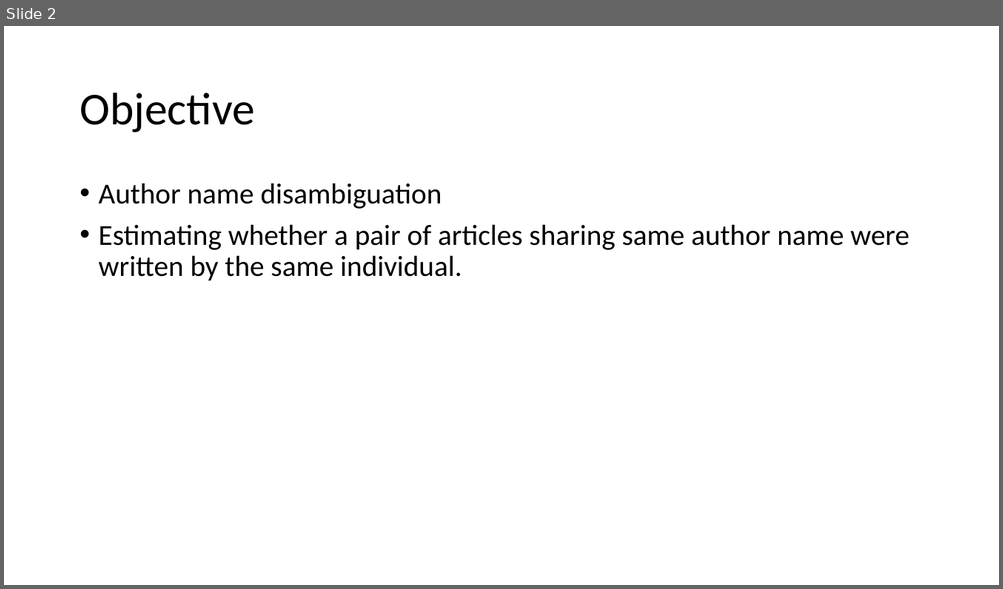
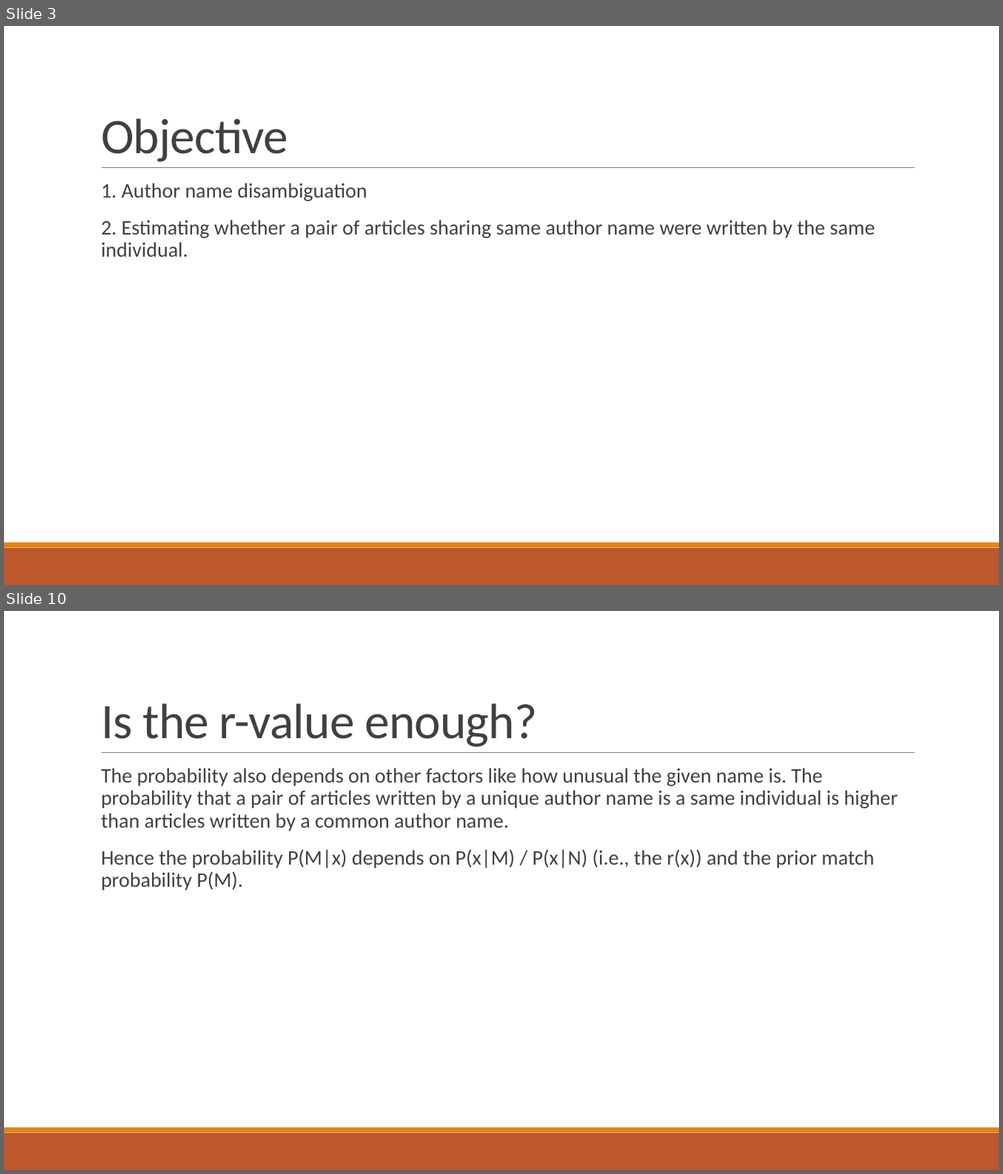
Before and after one commit to SternerLab/Authority, a slide deck: r_table/slides/Authority look up table.pptx. Shown one above the other, each under a label of ours: slide 2 before the commit, slides 3 and 10 after it; the slides between them are not shown. The pictures are 1003x589 and 1003x1174 pixels, drawn with LibreOffice and Linux fonts; fonts in the diff are those of the drawing. Boxes give left, top, right and bottom in pixels: in the first picture for what was removed or moved away, otherwise in the second. Text is boxed around its words. In the diff, an @@ line names an element or a change of style, - is before the commit and + after.

```diff
--- a/r_table/slides/Authority look up table.pptx
+++ b/r_table/slides/Authority look up table.pptx
@@ slide 10 added at bbox=[4, 611, 999, 1170], background #FFFFFF; not listed: 3 template elements that a slide beside it also shows @@
@@ title added at bbox=[101, 703, 537, 747], 48 pt, text #404040 @@
+Is the r-value enough?
@@ text added at bbox=[101, 768, 898, 891], 20 pt, text #404040 @@
+  The probability also depends on other factors like how unusual the given name is. The probability that a pair of articles written by a unique author name is a same individual is higher than articles written by a common author name.
+  Hence the probability P(M|x) depends on P(x|M) / P(x|N) (i.e., the r(x)) and the prior match probability P(M).
@@ what was slide 2 is now slide 3 @@
@@ slide 3 changed as well @@
@@ title "Objective": place and size @@
-title "Objective" at bbox=[79, 93, 255, 133]
+title "Objective" at bbox=[101, 118, 288, 162]
@@ title "Objective" at bbox=[101, 118, 288, 162]: size 44 to 48 pt, text colour #000000 to #404040, letter spacing 0 to -0.5 pt; line spacing 0.9 to 0.85; vertical alignment middle to bottom @@
@@ line added from (102, 168) to (915, 168), #808080 0.5 pt @@
@@ text at bbox=[101, 183, 875, 257]: text changed; size 28 to 20 pt; text colour #000000 to #404040 @@
-• Author name disambiguation
-• Estimating whether a pair of articles sharing same author name were written by the same individual.
+  1. Author name disambiguation
+  2. Estimating whether a pair of articles sharing same author name were written by the same individual.
@@ rectangle added at bbox=[4, 548, 999, 585], fill #BD582C @@
@@ rectangle added at bbox=[4, 543, 999, 548], fill #E48312 @@
```
Also in this commit, not shown: 3 other slides changed, 15 other slides added, 5 slides removed.
